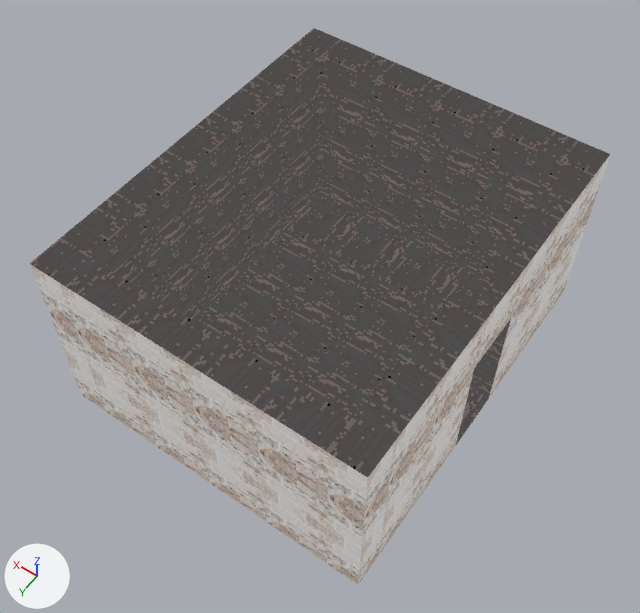
The Blender file Duo Mage Prototype/Assets/Objects/Materials/house_split_Face_Door_Base.blend: old version first, new version second.
The view is the same before and after, from a camera (50 mm lens) standing at (-4.91, 6.12, 11.51) and looking at (-0.35, -0.26, 1.48). Arrows for +X, +Y and +Z are at lower left; the lights stay in place. The same objects are shown in both versions, whatever each file hides.

The older version as bpy lines, for what is in view:
```python
me_cube = bpy.data.meshes.new('Cube')
me_cube.from_pydata(...)  # 7646 vertices, 2000 faces; spans x -2.5..2.5, y -3.5..2.5, z 0.5..3.5
me_cube.materials.append(mat_project_duo_mage_tiles)
me_cube_001 = bpy.data.meshes.new('Cube.001')
me_cube_001.from_pydata(...)  # 276 vertices, 98 faces, 1 loose edge; spans x -2.5..-2.0, y -3.5..2.5, z 0.5..3.5
me_cube_001.materials.append(mat_project_duo_mage_tiles)
ob_base = bpy.data.objects.new('Base', me_cube)
ob_base.location = (-0.34, -0.12, -0.28)
ob_face = bpy.data.objects.new('Face', me_cube_001)
ob_face.location = (-0.34, -0.12, -0.28)
```
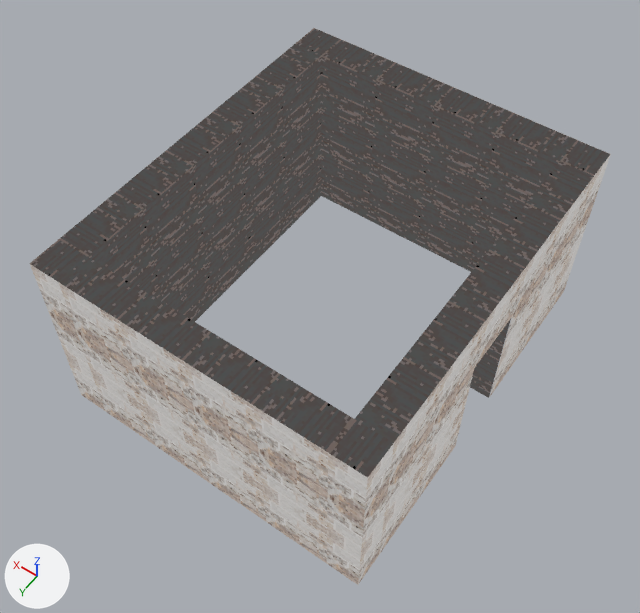
Diff of the bpy script that builds the scene:
```diff
--- a/Duo Mage Prototype/Assets/Objects/Materials/house_split_Face_Door_Base.blend.py
+++ b/Duo Mage Prototype/Assets/Objects/Materials/house_split_Face_Door_Base.blend.py
@@ me_cube @@
 # used by ob_base; location = (-0.34, -0.12, -0.28)
-me_cube.from_pydata(...)  # 7646 vertices, 2000 faces; spans x -2.5..2.5, y -3.5..2.5, z 0.5..3.5
+me_cube.from_pydata(...)  # 598 vertices, 222 faces; spans x -2.0..2.5, y -3.5..2.5, z 0.5..3.5
+# me_cube part 1
+# 168 vertices are removed from x -2.0..2.5, y -3.5..2.5, z 0.5..3.5
+# 280 faces are deleted
+# 222 new faces join them
 me_cube.materials.append(mat_project_duo_mage_tiles)
```

Changed parts and their boxes [x1, y1, x2, y2] in the pictures (640 x 613 px; the box of a moved part takes in the faces that stretch with it):
part 1 of me_cube, moved or reshaped
    before: [192, 220, 483, 422]
    after: [192, 193, 488, 422]
